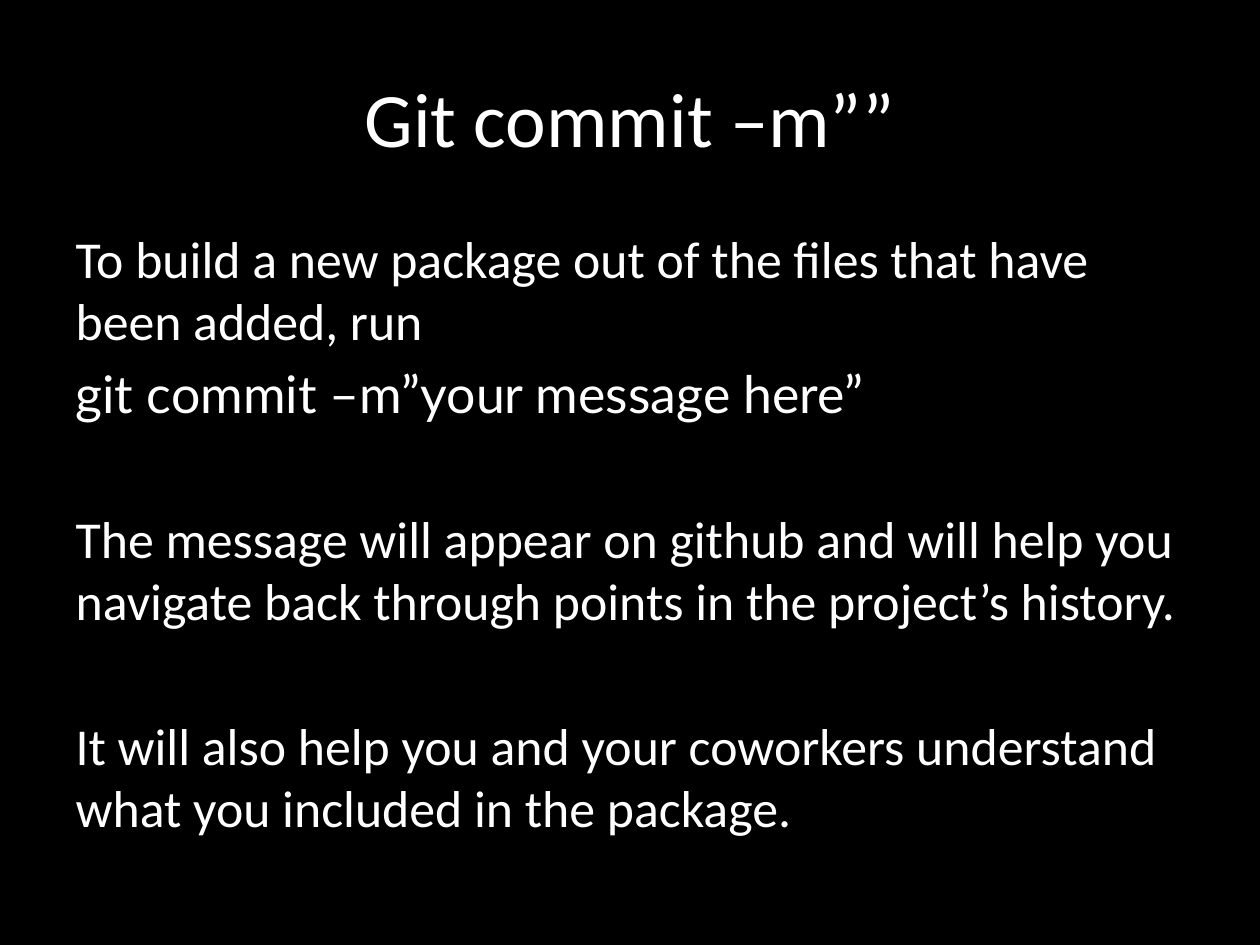
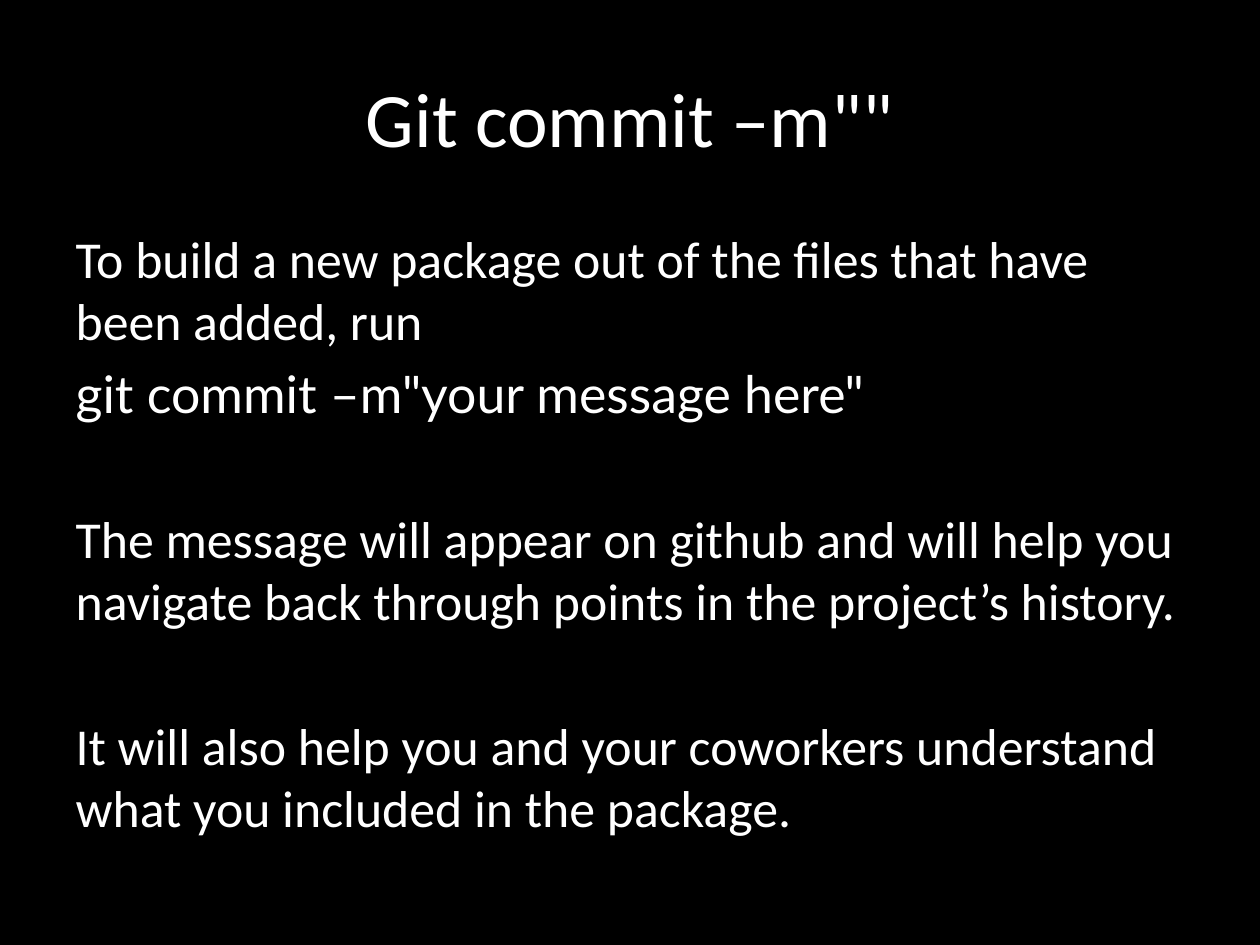
Before and after one commit to hadley/stat405-resources, a slide deck: slide 26 of git-lecture/Stat-405-git-lecture.pptx (slide 25 before the commit). Drawn at 1260x945 pixels with LibreOffice and Linux fonts; fonts in the diff are those of the drawing. Boxes give left, top, right and bottom in pixels: in the first picture for what was removed or moved away, otherwise in the second. Text is boxed around its words. In the diff, an @@ line names an element or a change of style, - is before the commit and + after.

```diff
--- a/git-lecture/Stat-405-git-lecture.pptx
+++ b/git-lecture/Stat-405-git-lecture.pptx
@@ title at bbox=[366, 94, 892, 148]: text changed @@
-Git commit –m””
+Git commit –m""
@@ text at bbox=[76, 375, 864, 422]: text changed @@
-git commit –m”your message here”
+git commit –m"your message here"
```
Also in this commit, not shown: 13 other slides changed, 5 slides added, 1 slide removed, 1 other file.
